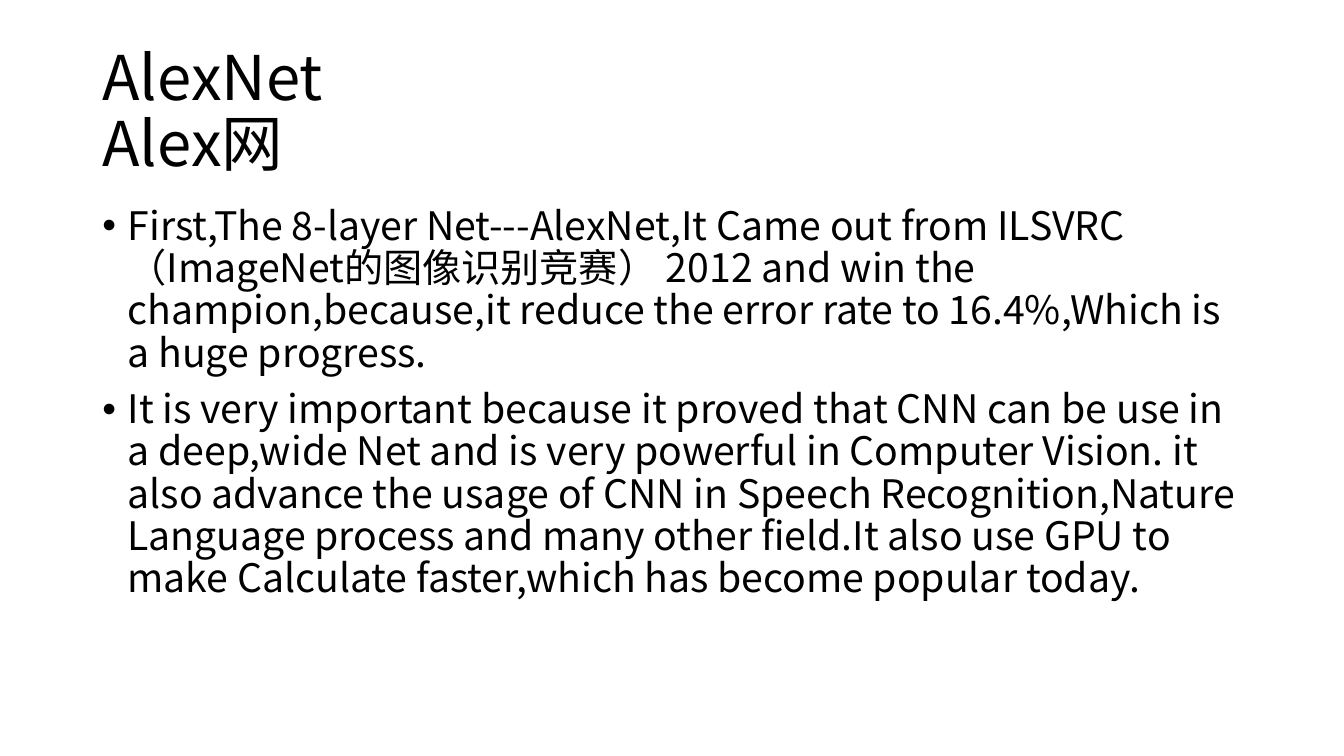
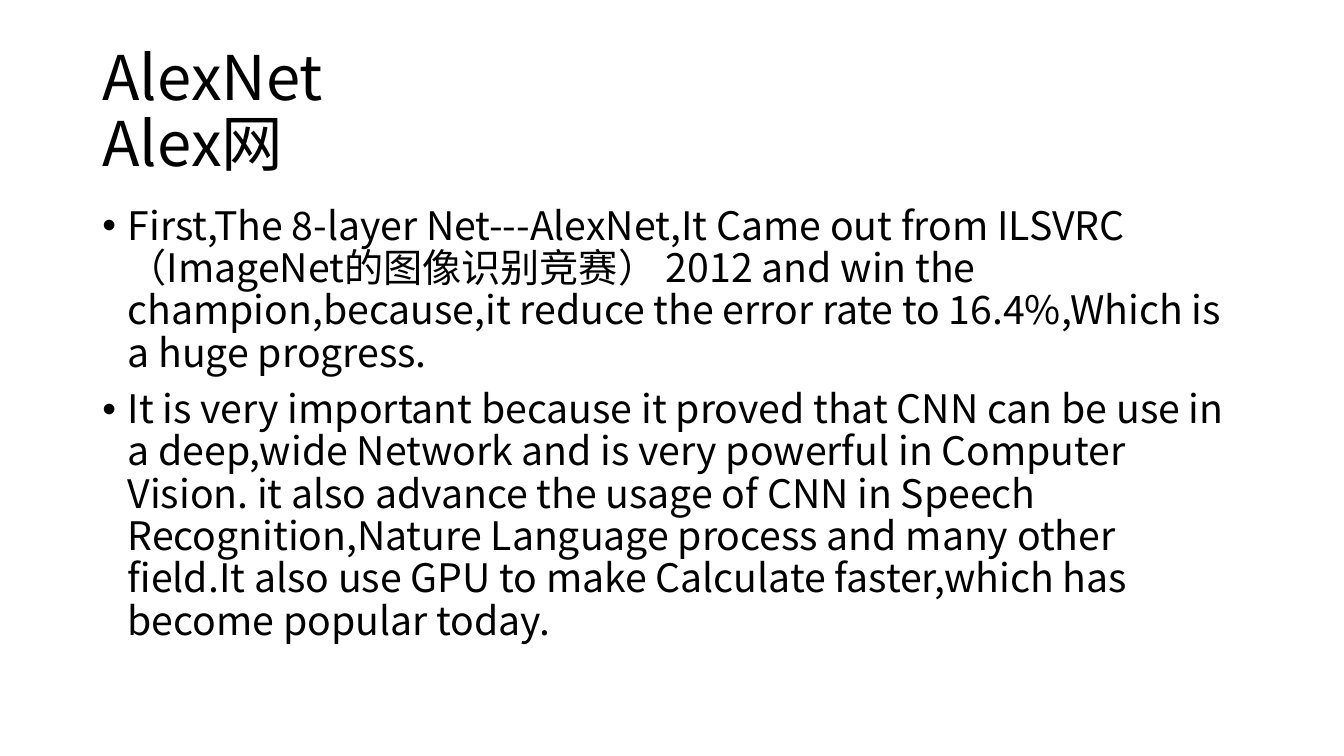
Before and after one commit to maxfff9797/MyNote, a slide deck: slide 3 of pre_fff.pptx (slide 2 before the commit). Drawn at 1344x756 pixels with LibreOffice and Linux fonts; fonts in the diff are those of the drawing. Boxes give left, top, right and bottom in pixels: in the first picture for what was removed or moved away, otherwise in the second. Text is boxed around its words. In the diff, an @@ line names an element or a change of style, - is before the commit and + after.

```diff
--- a/pre_fff.pptx
+++ b/pre_fff.pptx
@@ text at (128,391,1224,644): text changed @@
-• It is very important because it proved that CNN can be use in a deep,wide Net and is very powerful in Computer Vision. it also advance the usage of CNN in Speech Recognition,Nature Language process and many other field.It also use GPU to make Calculate faster,which has become popular today.
+• It is very important because it proved that CNN can be use in a deep,wide Network and is very powerful in Computer Vision. it also advance the usage of CNN in Speech Recognition,Nature Language process and many other field.It also use GPU to make Calculate faster,which has become popular today.
```
Also in this commit, not shown: 2 other slides changed, 1 slide added, 2 other files.
